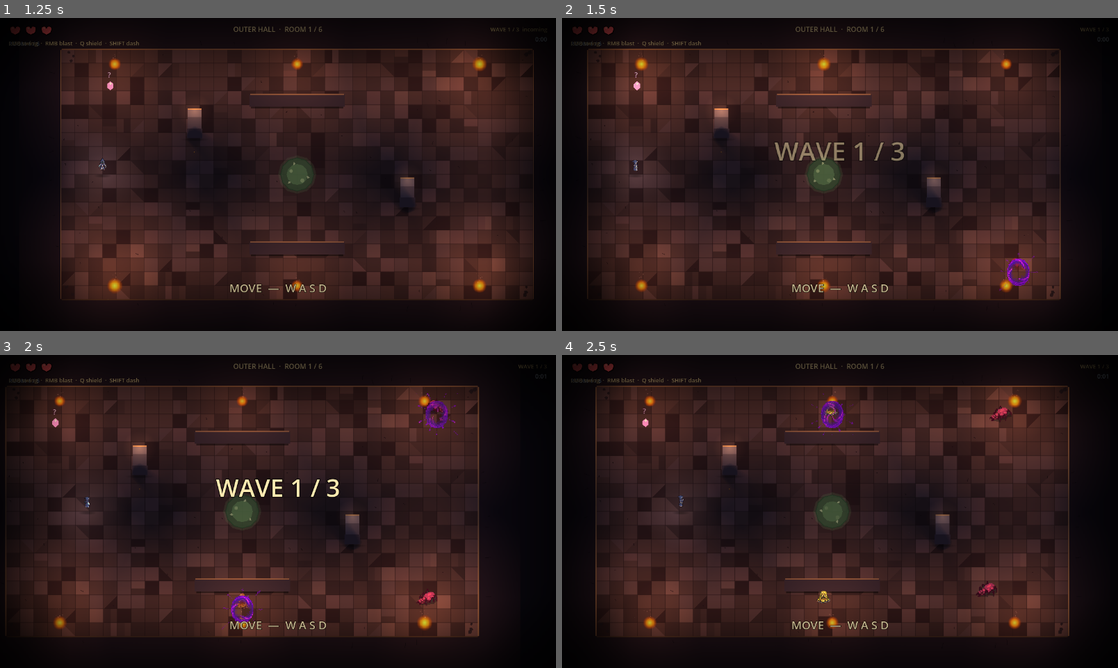
Above: before the commit, frames 1-4 (two rows, left to right).
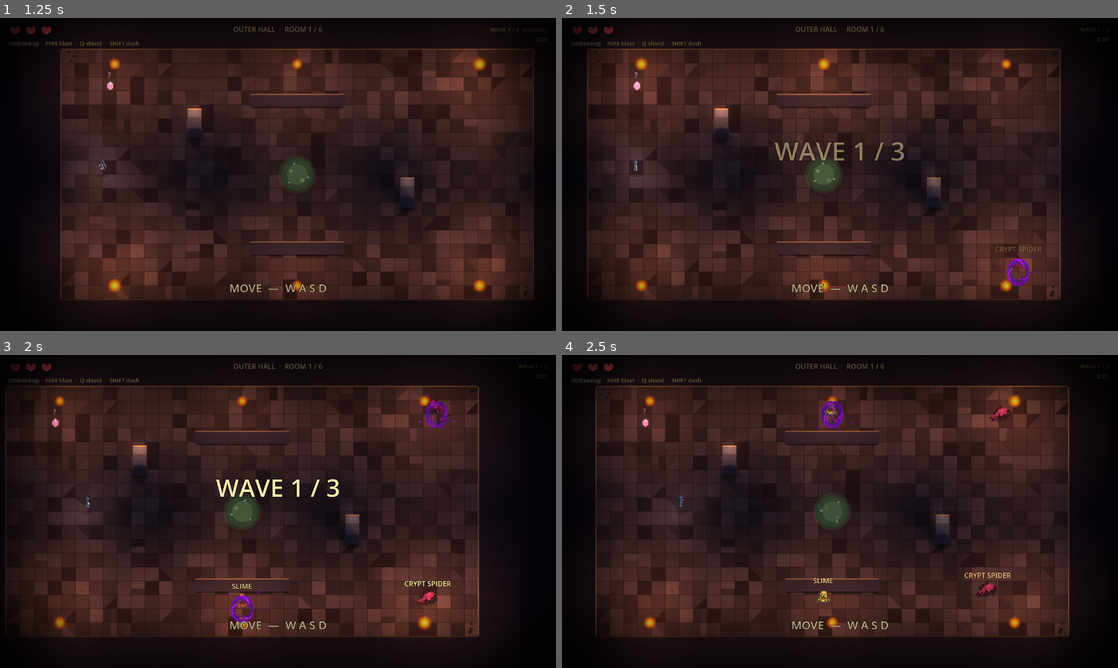
Above: after the commit, the same moments.

Repository: alitaghva1/ethera
Game: Godot game, scene res://scenes/main_menu.tscn
The game is run twice, just before and just after one commit, with the same random seed, the same clock (stepped at 60 frames per second) and the same inputs.
Inputs (mouse positions are in pixels of both pictures, inside the frame that each line leads up to):
- Up to frame 1 (1.25 s): click "BEGIN" at 0.5 s
- Up to frame 2 (1.5 s): tap Enter at 1.25 s; move the mouse to (962, 158) at 1.27 s; press the mouse at (962, 158) at 1.28 s; hold D (move_right) from 1.28 s (still down)
- Up to frame 3 (2 s): keep holding D (move_right)
- Up to frame 4 (2.5 s): release D (move_right) at 2 s; release the mouse at (962, 495) at 2 s; drag from (728, 527) to (617, 423) at 2.02 s

Frame 1 is identical in both runs. In frame 2, less than 0.1% of the frame differs, in the area x 78-87%, y 73-75%; in frame 3, 0.1%; in frame 4, 0.1%, in the area x 45-81%, y 69-74%.

Commit message:
feat(godot iter-165+166): pedestal rise-in animation + first-encounter enemy banners
Two tightness-pass additions on the in-run feel.

iter-165: Pedestal rise-in animation
  Pre-iter-165 the 3 pedestal offers SNAPPED into existence at fixed
  positions when the wave cleared. Felt like a debug spawn, not a
  reward moment. Now each pedestal scales 0.4 → 1.0 + fades alpha
  0 → 1 over 0.55 s with TRANS_BACK ease-out (slight overshoot).
  Reads as "rising from the floor / materializing" — appropriate
  beat for the relic-offer celebration.

  All three rise simultaneously (same-frame spawn from the room
  controller). No per-pedestal stagger — the wave-clear-into-offer
  timing is more important than choreographing the three.

iter-166: First-encounter enemy banners
  The game has 20 enemy types. A new player sees a steady drip of
  unfamiliar creatures with no name labels — the roster is opaque.
  Hades canonical: when a new enemy first appears, a brief floating
  text reveals the name.

  Implementation:
    • GameState.seen_enemy_names_session: Array[String] — in-memory
      autoload field, doesn't persist. Resets only on game LAUNCH
      (autoload re-init), so multi-run sessions don't re-spam intros
      the player has already absorbed.
    • enemy._ready calls _maybe_show_first_encounter_banner() after
      the iter-153 shadow build. Skip if is_boss (boss intro
      cinematics handle that), display_name empty, or name already
      in the session set.
    • Banner: small Label child of the enemy node so it follows the
      sprite. 16 pt cream-gold with outline, positioned y=-64 (above
      head), z_index +5 (above shadow + spawn ring). Tween: fade
      in 0.20 s → hold 1.10 s → fade out 0.40 s → queue_free.

Combined effect — every "moment" in the game flow now has a small
beat that says "this matters." Wave clears explode (iter-141),
pedestals rise (iter-165), new enemies announce themselves (166),
crits flash red (iter-138/140), the gravestone is now... wait,
wrong branch. End of session momentum.

Booted clean headless.

Co-Authored-By: Claude Opus 4.7 (1M context) <noreply@anthropic.com>

Diff:
--- a/slime-depths-godot/scripts/enemy.gd
+++ b/slime-depths-godot/scripts/enemy.gd
@@ -380,6 +380,60 @@
 	# .tscn) so the shadow scales with enemy_type.sprite_scale at spawn
 	# time; bosses get a bigger shadow, slimes get a smaller one.
 	_build_ground_shadow()
+	# Iter 166 — first-encounter banner. If this enemy type hasn't been
+	# seen this session, briefly show its display_name above the head.
+	# Helps players learn the 20-enemy roster — Hades canonical. Bosses
+	# skipped (they have their own iter-148 intro cinematic).
+	_maybe_show_first_encounter_banner()
+
+# Iter 166 — first-encounter banner. Each unique enemy type the player
+# meets THIS SESSION gets a one-shot floating label above the head:
+# fade in 0.2 s, hold 1.1 s, fade out 0.4 s. Helps the player learn
+# the 20-enemy roster. Skipped for:
+#   • Bosses (they have their own iter-22 / iter-148 cinematics)
+#   • Enemies whose type is already in GameState.seen_enemy_names_session
+# The "_session" field resets only on game launch (in-memory autoload),
+# so repeated runs in one session won't re-spam intros — the player
+# learns once per game-launch then plays uninterrupted.
+const FIRST_ENCOUNTER_FADE_IN: float = 0.20
+const FIRST_ENCOUNTER_HOLD: float = 1.10
+const FIRST_ENCOUNTER_FADE_OUT: float = 0.40
+
+func _maybe_show_first_encounter_banner() -> void:
+	if enemy_type == null or enemy_type.is_boss:
+		return
+	var name: String = str(enemy_type.display_name)
+	if name == "" or name == "Enemy":
+		return
+	if name in GameState.seen_enemy_names_session:
+		return
+	GameState.seen_enemy_names_session.append(name)
+	# Build a small Label as a CHILD of the enemy node — it follows the
+	# enemy's position so even if the player moves the camera the
+	# banner stays visually anchored to the introducing creature.
+	var lbl: Label = Label.new()
+	lbl.text = name.to_upper()
+	lbl.add_theme_font_size_override("font_size", 16)
+	lbl.add_theme_color_override("font_color", Color(1.0, 0.93, 0.80, 1.0))
+	lbl.add_theme_color_override("font_outline_color", Color(0.08, 0.04, 0.02, 0.95))
+	lbl.add_theme_constant_override("outline_size", 3)
+	lbl.horizontal_alignment = HORIZONTAL_ALIGNMENT_CENTER
+	# Width centered around the enemy center: 240 px wide, offset_left = -120.
+	# Position above the head — y -60 is roughly above any enemy silhouette
+	# given our sprite_y_offset values of -20 to -32.
+	lbl.size = Vector2(240, 24)
+	lbl.position = Vector2(-120, -64)
+	lbl.modulate.a = 0.0
+	# z_index +5 so it draws above the enemy + its shadow + spawn ring.
+	lbl.z_index = 5
+	add_child(lbl)
+	var tw: Tween = create_tween()
+	tw.tween_property(lbl, "modulate:a", 1.0, FIRST_ENCOUNTER_FADE_IN)\
+		.set_trans(Tween.TRANS_QUAD).set_ease(Tween.EASE_OUT)
+	tw.tween_interval(FIRST_ENCOUNTER_HOLD)
+	tw.tween_property(lbl, "modulate:a", 0.0, FIRST_ENCOUNTER_FADE_OUT)\
+		.set_trans(Tween.TRANS_QUAD).set_ease(Tween.EASE_IN)
+	tw.tween_callback(lbl.queue_free)
 
 # Iter 153 — construct the per-enemy ground shadow Polygon2D. 12-segment
 # elliptical disc with 1.0:0.45 aspect ratio (matches the spawn_telegraph
--- a/slime-depths-godot/scripts/game_state.gd
+++ b/slime-depths-godot/scripts/game_state.gd
@@ -70,6 +70,13 @@
 # in their very first run's room 0. Persistent, so subsequent runs
 # never see the tutorial again unless the save is wiped.
 var has_completed_tutorial: bool = false
+# Iter 166 — first-encounter banner. Tracks which enemy display_names
+# have already been intro'd THIS SESSION (cleared on game launch by
+# nature of being an in-memory autoload field). Each new enemy type
+# that spawns checks this set; if absent, fires a brief banner above
+# the enemy's head + adds the name. Bosses skip this — they have
+# their own iter-148 intro cinematic.
+var seen_enemy_names_session: Array[String] = []
 
 # ── Relic registry ───────────────────────────────────────────────────
 # Modifier keys read by hero.gd:
--- a/slime-depths-godot/scripts/pedestal.gd
+++ b/slime-depths-godot/scripts/pedestal.gd
@@ -165,6 +165,26 @@
 	# (≥2 owned) or ASCENDANCE (≥4 owned) — both displayed with
 	# a star + theme color so the build payoff is legible at a glance.
 	_populate_synergy_label(info)
+	# Iter 165 — rise-in animation. Pre-iter-165 pedestals just snapped
+	# into existence at their fixed spawn positions when the wave
+	# cleared — felt like a debug spawn, not a reward. Now each one
+	# scales from 0.4 → 1.0 + fades alpha 0 → 1 over 0.55 s with
+	# TRANS_BACK ease-out for a slight overshoot. Reads as "rising
+	# from the floor / materializing" which is the right beat for
+	# the relic-offer moment. All 3 rise simultaneously (the parent
+	# spawns them on the same frame); no per-pedestal stagger because
+	# matching the SoundCloud/wave-clear timing matters more than
+	# choreographing the three.
+	_play_rise_in_animation()
+
+func _play_rise_in_animation() -> void:
+	modulate.a = 0.0
+	scale = Vector2(0.4, 0.4)
+	var tw: Tween = create_tween().set_parallel(true)
+	tw.tween_property(self, "modulate:a", 1.0, 0.55)\
+		.set_trans(Tween.TRANS_QUAD).set_ease(Tween.EASE_OUT)
+	tw.tween_property(self, "scale", Vector2.ONE, 0.55)\
+		.set_trans(Tween.TRANS_BACK).set_ease(Tween.EASE_OUT)
 
 func _process(delta: float) -> void:
 	if _claimed:
